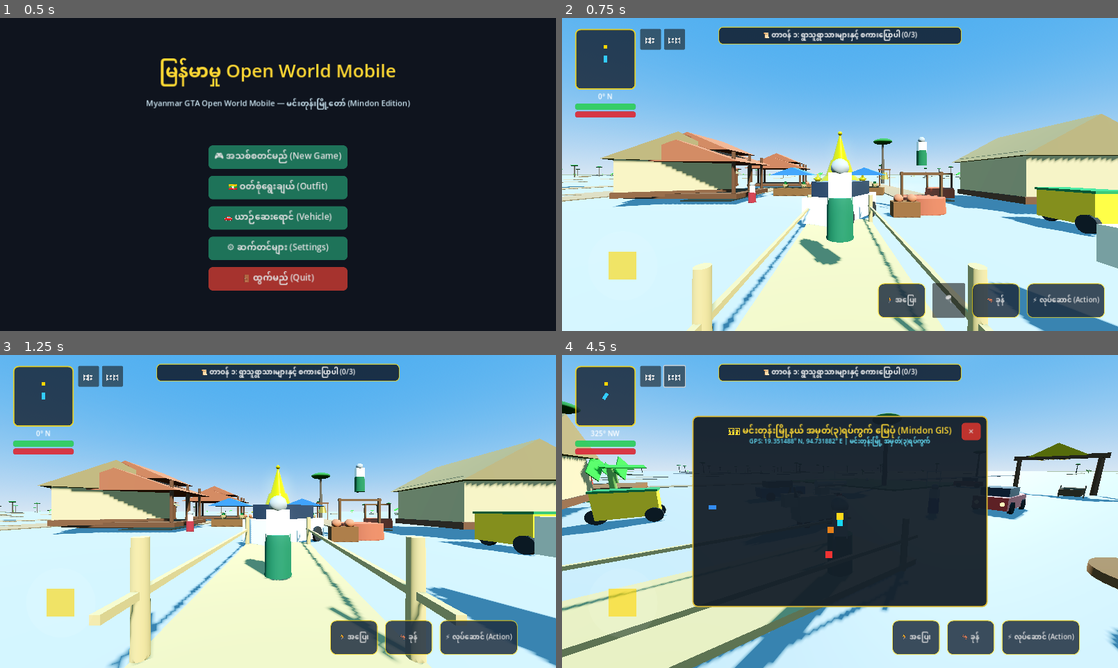
Above: before the commit, frames 1-4 (two rows, left to right).
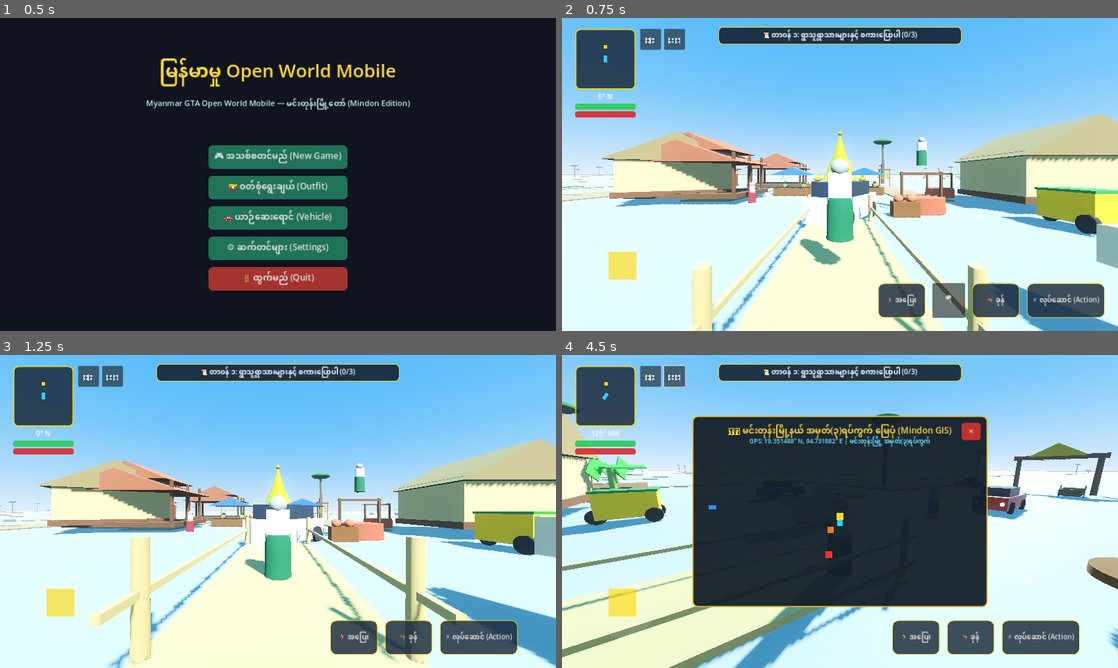
Above: after the commit, the same moments.

Repository: sudohlaingwin/gta-open-world
Game: Godot game, scene res://scenes/main_menu.tscn
Same seed, same stepped clock (60 frames per second), same inputs: the game is played once before the commit and once after it.
Inputs (mouse positions are in pixels of both pictures, inside the frame that each line leads up to):
- Up to frame 1 (0.5 s): no input
- Up to frame 2 (0.75 s): click "🎮 အသစ်စတင်မည် (New Game)" at 0.5 s
- Up to frame 3 (1.25 s): no input
- Up to frame 4 (4.5 s): click "🗺️" at 1.25 s; click "⏸️" at 2 s; drag from (628, 611) to (895, 442) at 2.77 s; drag from (840, 511) to (812, 574) at 3.52 s; move the mouse to (895, 442) at 4.27 s; hold Right (ui_right) from 4.28 s (still down); hold Ctrl from 4.28 s (still down)

Frame 1 is identical in both runs. In frame 2, 8.1% of the frame differs, in the area x 0-100%, y 30-100%; in frame 3, 7.6%; in frame 4, 4.3%.
Error in both runs: Trying to assign value of type 'ColorRect' to a variable of type 'Panel'. (res://scripts/virtual_joystick.gd:12)

Commit message:
feat: Slice 58 - Atmospheric aerial distance fog and tonemap glow calibration

Diff:
--- a/scenes/world.tscn
+++ b/scenes/world.tscn
@@ -64,7 +64,14 @@
 sky = SubResource("Sky_1")
 ambient_light_source = 3
 tonemap_mode = 2
+tonemap_exposure = 1.05
 glow_enabled = true
+glow_intensity = 0.6
+glow_bloom = 0.15
+fog_enabled = true
+fog_light_color = Color(0.68, 0.78, 0.88, 1)
+fog_density = 0.0008
+fog_sky_affect = 0.5
 
 [sub_resource type="BoxShape3D" id="BoxShape3D_ground"]
 size = Vector3(2500, 1, 2500)
Not shown, changed: COLLAB.md
